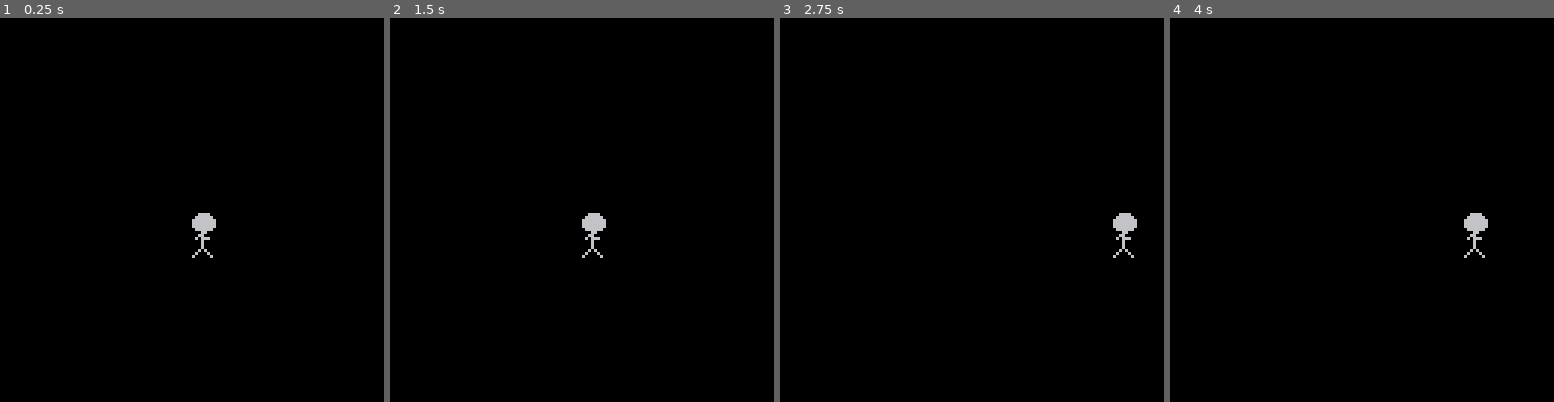
Above: before the commit, frames 1-4 (left to right).
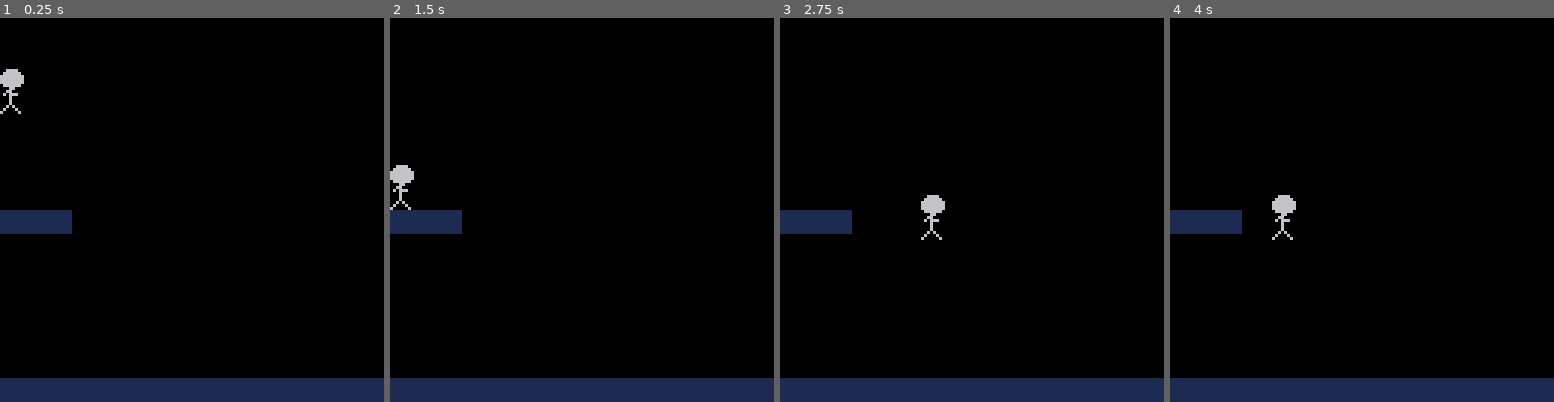
Above: after the commit, the same moments.

Repository: xMunchy/Mirror_Image
Game: PICO-8 cartridge prog.p8
Two runs of this game, one before a commit and one after it. Both use one fixed random seed, a clock stepped at 60 frames per second and the inputs below.
Inputs:
- Up to frame 1 (0.25 s): no input
- Up to frame 2 (1.5 s): no input
- Up to frame 3 (2.75 s): hold Right 1.6-2.1 s; hold Up 2.15-2.42 s; hold Right from 2.47 s (still down)
- Up to frame 4 (4 s): release Right at 3.03 s; hold Left 3.08-3.58 s

The runs differ from the first frame. In frame 1, 8.1% of the frame differs, in the area x 0-100%, y 13-100%; in frame 2, 8.1%; in frame 3, 8.1%; in frame 4, 8.1%.

Commit message:
Add floor collision detection
impl function fall()

Diff:
--- a/prog.p8
+++ b/prog.p8
@@ -7,14 +7,14 @@
  player.s = 1 --sprite
  player.s_w = 1 --sprite size
  player.s_h = 2
- player.x = 64 --position
- player.y = 64
+ player.x = 0 --position
+ player.y = 0
  player.is_crouching = false
  -- player jumping --
  player.is_jumping = false
  player.jump_tstart = 0
  player.jump_tprev = 0
- player.jump_h = 0
+ player.jump_sp = 0 --speed
   --[[
   which jump are you on?
   0 = not jumping
@@ -49,39 +49,60 @@
 
 function start_jump()
  player.jump_tstart = time()
+ player.jump_tprev = time()
  player.is_jumping = true
  if player.njump==0 then
-  player.jump_h = 16
+  player.jump_sp = 16
  else
-  player.jump_h = 8
+  player.jump_sp = 8
  end
 end
 
 function jump()
+ local dt = time() - player.jump_tprev
+ if dt > 0.5 then
+  --do some jumping
 
+ end
+end
+
+function fall()
+ local y = (player.y+15+1)/8
+ local x1 = (player.x)/8
+ local x2 = (player.x+7)/8
+ if fget(mget(x1,y),0) or
+    fget(mget(x2,y),0)
+ then
+  player.is_jumping = false
+ else
+  if(not player.is_jumping) player.y += 1
+ end
 end
 -->8
 function _update60()
  if(btn(0)) player.x -= 1
  if(btn(1)) player.x += 1
- if btn(2) then
+ if(btn(2)) then
   if(can_jump()) start_jump()
  end
+ if(player.is_jumping) jump()
+ fall()
 end
 
 function _draw()
  cls()
+ map(0,0,0,0)
  spr(player.s,player.x,player.y,player.s_w,player.s_h)
 end
 __gfx__
-00000000000000000000000000000000000000000000000000000000000000000000000000000000000000000000000000000000000000000000000000000000
-00000000006666000000000000000000000000000000000000000000000000000000000000000000000000000000000000000000000000000000000000000000
-00700700066666600000000000000000000000000000000000000000000000000000000000000000000000000000000000000000000000000000000000000000
-00077000666666660000000000000000000000000000000000000000000000000000000000000000000000000000000000000000000000000000000000000000
-00077000666666660000000000000000000000000000000000000000000000000000000000000000000000000000000000000000000000000000000000000000
-00700700666666660000000000000000000000000000000000000000000000000000000000000000000000000000000000000000000000000000000000000000
-00000000066666600000000000000000000000000000000000000000000000000000000000000000000000000000000000000000000000000000000000000000
-00000000000660000000000000000000000000000000000000000000000000000000000000000000000000000000000000000000000000000000000000000000
+00000000000000000000000011111111000000000000000000000000000000000000000000000000000000000000000000000000000000000000000000000000
+00000000006666000000000011111111000000000000000000000000000000000000000000000000000000000000000000000000000000000000000000000000
+00700700066666600000000011111111000000000000000000000000000000000000000000000000000000000000000000000000000000000000000000000000
+00077000666666660000000011111111000000000000000000000000000000000000000000000000000000000000000000000000000000000000000000000000
+00077000666666660000000011111111000000000000000000000000000000000000000000000000000000000000000000000000000000000000000000000000
+00700700666666660000000011111111000000000000000000000000000000000000000000000000000000000000000000000000000000000000000000000000
+00000000066666600000000011111111000000000000000000000000000000000000000000000000000000000000000000000000000000000000000000000000
+00000000000660000000000011111111000000000000000000000000000000000000000000000000000000000000000000000000000000000000000000000000
 00000000006600000066660000000000000000000000000000000000000000000000000000000000000000000000000000000000000000000000000000000000
 00000000060666000666666000000000000000000000000000000000000000000000000000000000000000000000000000000000000000000000000000000000
 00000000000600000666666000000000000000000000000000000000000000000000000000000000000000000000000000000000000000000000000000000000
@@ -90,3 +111,23 @@
 00000000006060000000600000000000000000000000000000000000000000000000000000000000000000000000000000000000000000000000000000000000
 00000000060006000000600000000000000000000000000000000000000000000000000000000000000000000000000000000000000000000000000000000000
 00000000600000600066666000000000000000000000000000000000000000000000000000000000000000000000000000000000000000000000000000000000
+__gff__
+0000000100000000000000000000000000000000000000000000000000000000000000000000000000000000000000000000000000000000000000000000000000000000000000000000000000000000000000000000000000000000000000000000000000000000000000000000000000000000000000000000000000000000
+0000000000000000000000000000000000000000000000000000000000000000000000000000000000000000000000000000000000000000000000000000000000000000000000000000000000000000000000000000000000000000000000000000000000000000000000000000000000000000000000000000000000000000
+__map__
+0000000000000000000000000000000000000000000000000000000000000000000000000000000000000000000000000000000000000000000000000000000000000000000000000000000000000000000000000000000000000000000000000000000000000000000000000000000000000000000000000000000000000000
+0000000000000000000000000000000000000000000000000000000000000000000000000000000000000000000000000000000000000000000000000000000000000000000000000000000000000000000000000000000000000000000000000000000000000000000000000000000000000000000000000000000000000000
+0000000000000000000000000000000000000000000000000000000000000000000000000000000000000000000000000000000000000000000000000000000000000000000000000000000000000000000000000000000000000000000000000000000000000000000000000000000000000000000000000000000000000000
+0000000000000000000000000000000000000000000000000000000000000000000000000000000000000000000000000000000000000000000000000000000000000000000000000000000000000000000000000000000000000000000000000000000000000000000000000000000000000000000000000000000000000000
+0000000000000000000000000000000000000000000000000000000000000000000000000000000000000000000000000000000000000000000000000000000000000000000000000000000000000000000000000000000000000000000000000000000000000000000000000000000000000000000000000000000000000000
+0000000000000000000000000000000000000000000000000000000000000000000000000000000000000000000000000000000000000000000000000000000000000000000000000000000000000000000000000000000000000000000000000000000000000000000000000000000000000000000000000000000000000000
+0000000000000000000000000000000000000000000000000000000000000000000000000000000000000000000000000000000000000000000000000000000000000000000000000000000000000000000000000000000000000000000000000000000000000000000000000000000000000000000000000000000000000000
+0000000000000000000000000000000000000000000000000000000000000000000000000000000000000000000000000000000000000000000000000000000000000000000000000000000000000000000000000000000000000000000000000000000000000000000000000000000000000000000000000000000000000000
+0303030000000000000000000000000000000000000000000000000000000000000000000000000000000000000000000000000000000000000000000000000000000000000000000000000000000000000000000000000000000000000000000000000000000000000000000000000000000000000000000000000000000000
+0000000000000000000000000000000000000000000000000000000000000000000000000000000000000000000000000000000000000000000000000000000000000000000000000000000000000000000000000000000000000000000000000000000000000000000000000000000000000000000000000000000000000000
+0000000000000000000000000000000000000000000000000000000000000000000000000000000000000000000000000000000000000000000000000000000000000000000000000000000000000000000000000000000000000000000000000000000000000000000000000000000000000000000000000000000000000000
+0000000000000000000000000000000000000000000000000000000000000000000000000000000000000000000000000000000000000000000000000000000000000000000000000000000000000000000000000000000000000000000000000000000000000000000000000000000000000000000000000000000000000000
+0000000000000000000000000000000000000000000000000000000000000000000000000000000000000000000000000000000000000000000000000000000000000000000000000000000000000000000000000000000000000000000000000000000000000000000000000000000000000000000000000000000000000000
+0000000000000000000000000000000000000000000000000000000000000000000000000000000000000000000000000000000000000000000000000000000000000000000000000000000000000000000000000000000000000000000000000000000000000000000000000000000000000000000000000000000000000000
+0000000000000000000000000000000000000000000000000000000000000000000000000000000000000000000000000000000000000000000000000000000000000000000000000000000000000000000000000000000000000000000000000000000000000000000000000000000000000000000000000000000000000000
+0303030303030303030303030303030300000000000000000000000000000000000000000000000000000000000000000000000000000000000000000000000000000000000000000000000000000000000000000000000000000000000000000000000000000000000000000000000000000000000000000000000000000000
